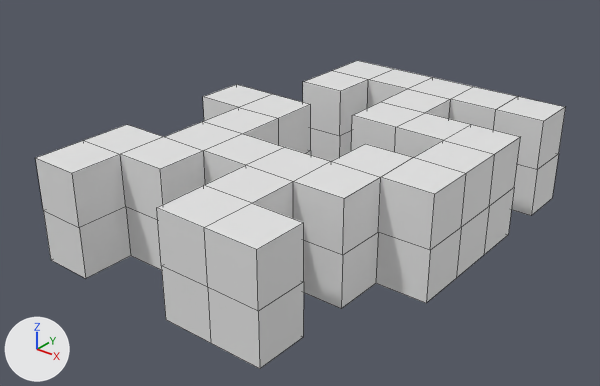
Renders of the FBX model VRNavigation/Assets/Sprites/Geometry/Maze_02.fbx from each side of a commit.
Both versions are drawn from a 50 mm camera at (8.6, -11.36, 7.62) aimed at (-0.1, -0.48, 0.88). Lighting does not change. The marker at lower left points along +X, +Y and +Z. Mesh edges are drawn as thin lines on the coarser meshes. Where no turn or scale is listed for an object, it has been applied to the vertices. Vertices at the same position are counted once.

Objects in the first picture: 'Ceiling', 'Walls'.
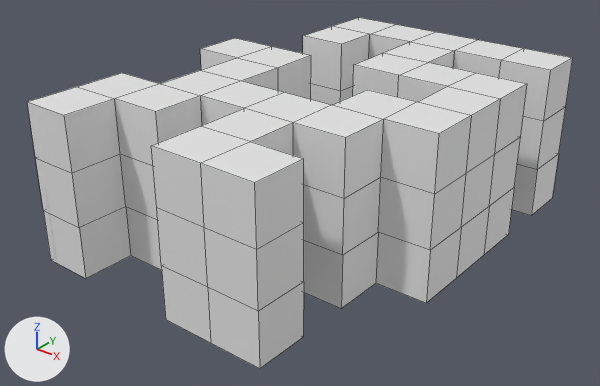
What differs and where, as boxes [x1, y1, x2, y2] in the pictures (600 x 386 px):
```json
{"object": "Walls", "change": "reshaped", "before": [36, 80, 566, 369], "after": [27, 34, 573, 369], "on screen": "16% taller"}
{"object": "Ceiling", "change": "mesh moved", "before": [36, 60, 565, 250], "after": [28, 18, 572, 183]}
{"part": 2, "of": "me_walls", "change": "added", "after": [27, 34, 573, 250]}
```

Scene script edits in JSON lines:
```json
{"block": "me_ceiling", "where": "me_ceiling.from_pydata(...)  # 54 vertices, 26 faces; spans x -3.01..3.0, y -4.04..4.01, z 2.0"}
{"block": "me_ceiling", "where": "# used by ob_ceiling; location = (0.0, 0.0, 0.0)"}
{"block": "me_ceiling", "change": "me_ceiling part 1: the whole mesh is moved by (0.0, 0.0, 1.0)"}
{"block": "me_walls", "where": "# used by ob_walls; location = (0.0, 0.0, 0.0)"}
{"op": "remove", "block": "me_walls", "code": "me_walls.from_pydata(...)  # 162 vertices, 108 faces; spans x -3.01..3.0, y -4.04..4.01, z 0.0..2.0"}
{"op": "add", "block": "me_walls", "code": "me_walls.from_pydata(...)  # 216 vertices, 162 faces; spans x -3.01..3.0, y -4.04..4.01, z 0.0..3.0"}
{"block": "me_walls", "change": "me_walls part 2"}
{"block": "me_walls", "change": "54 new vertices lie (0.0, 0.0, 1.0) away from vertices in x -3.01..3.0, y -4.04..4.01, z 2.0"}
{"block": "me_walls", "change": "54 new faces join them"}
```
